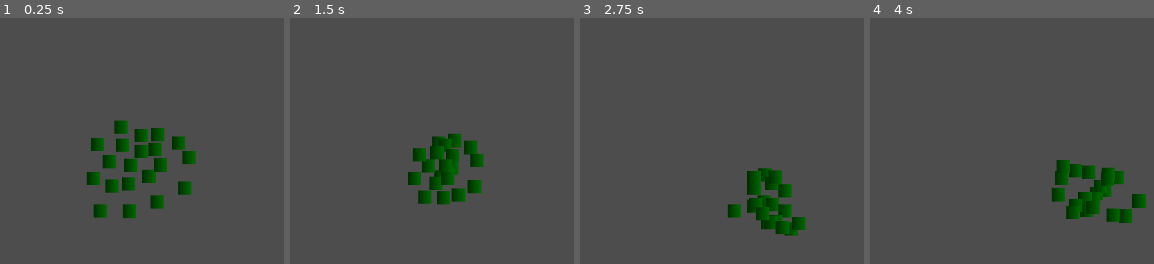
Above: before the commit, frames 1-4 (left to right).
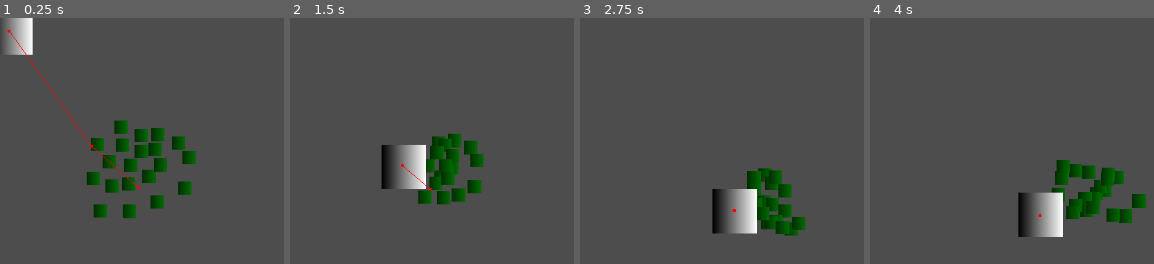
Above: after the commit, the same moments.

Repository: ViviFar/GodotWildJam66
Game: Godot game, scene res://scenes/main_game.tscn
Two runs of this game, one before a commit and one after it. Both use one fixed random seed, a clock stepped at 60 frames per second and the inputs below. The project has no main scene, so this scene is started directly.
Inputs (mouse positions are in pixels of both pictures, inside the frame that each line leads up to):
- Up to frame 1 (0.25 s): no input
- Up to frame 2 (1.5 s): move the mouse to (outside the picture) at 0.52 s; hold Right (ui_right) 0.53-1.28 s; move the mouse to (outside the picture) at 1.27 s; hold Down (ui_down) from 1.28 s (still down)
- Up to frame 3 (2.75 s): move the mouse to (outside the picture) at 2.02 s; release Down (ui_down) at 2.03 s; hold Right (ui_right) from 2.03 s (still down)
- Up to frame 4 (4 s): move the mouse to (outside the picture) at 2.77 s; release Right (ui_right) at 2.78 s; hold Up (ui_up) 2.78-3.53 s; move the mouse to (outside the picture) at 3.52 s; hold Left (ui_left) from 3.53 s (still down)

The runs differ from the first frame. In frame 1, 1.7% of the frame differs, in the area x 2-50%, y 0-70%; in frame 2, 2.3%; in frame 3, 2.4%, in the area x 46-63%, y 69-88%; in frame 4, 2.4%.

Commit message:
Ajout premier ennemi

Diff:
--- /dev/null
+++ b/scenes/Enemies/Spider.tscn
@@ -0,0 +1,28 @@
+[gd_scene load_steps=5 format=3 uid="uid://deddsy1rmx4af"]
+
+[ext_resource type="Script" path="res://scripts/Spider.gd" id="1_nutcy"]
+
+[sub_resource type="NavigationPolygon" id="NavigationPolygon_f7dya"]
+vertices = PackedVector2Array(1665, 196, 1589, -89, 1791, -38, 1773, 138, 1773, 139, 1606, 397, 1776, 342, 1704, 553, 1443, 566, 1642, 671, 1262, 787, 1217, 586, 873, 479, 861, 302, 660, 433, 860, 302, 478, 383, 569, 168, 479, 384, 416, 642, 622, 710, 431, 794, 218, 773, 404, 645, 270, 481, 142, 591, 91, 386, 132, 185, 275, 311, -55, 175, 125, 33, -56, -27, 68, -56)
+polygons = Array[PackedInt32Array]([PackedInt32Array(0, 1, 2, 3), PackedInt32Array(0, 3, 4), PackedInt32Array(5, 0, 4, 6, 7), PackedInt32Array(8, 5, 7, 9, 10), PackedInt32Array(11, 8, 10), PackedInt32Array(11, 10, 12, 13), PackedInt32Array(13, 12, 14, 15), PackedInt32Array(16, 17, 15, 14, 18), PackedInt32Array(19, 18, 14, 20, 21), PackedInt32Array(19, 21, 22, 23), PackedInt32Array(24, 23, 22, 25, 26), PackedInt32Array(27, 28, 24, 26, 29), PackedInt32Array(30, 27, 29, 31, 32)])
+outlines = Array[PackedVector2Array]([PackedVector2Array(-67, -36, -65, 179, 82, 390, 132, 593, 212, 783, 433, 805, 632, 717, 668, 445, 869, 488, 1261, 799, 1650, 680, 1713, 558, 1786, 342, 1783, 139, 1802, -46, 1575, -104, 1655, 196, 1597, 392, 1438, 556, 1220, 576, 867, 294, 564, 155, 469, 382, 408, 634, 280, 478, 286, 306, 142, 180, 135, 32, 73, -68)])
+source_geometry_group_name = &"navigation_polygon_source_group"
+
+[sub_resource type="Gradient" id="Gradient_vrtvo"]
+
+[sub_resource type="GradientTexture2D" id="GradientTexture2D_mm4gx"]
+gradient = SubResource("Gradient_vrtvo")
+
+[node name="Spiderv2" type="Node2D"]
+
+[node name="NavigationRegion2D" type="NavigationRegion2D" parent="."]
+navigation_polygon = SubResource("NavigationPolygon_f7dya")
+
+[node name="CharacterBody2D" type="CharacterBody2D" parent="."]
+script = ExtResource("1_nutcy")
+
+[node name="Sprite2D" type="Sprite2D" parent="CharacterBody2D"]
+texture = SubResource("GradientTexture2D_mm4gx")
+
+[node name="NavigationAgent2D" type="NavigationAgent2D" parent="CharacterBody2D"]
+debug_enabled = true
--- a/scenes/main_game.tscn
+++ b/scenes/main_game.tscn
@@ -1,8 +1,11 @@
-[gd_scene load_steps=2 format=3 uid="uid://manioayfh5oc"]
+[gd_scene load_steps=3 format=3 uid="uid://manioayfh5oc"]
 
 [ext_resource type="PackedScene" uid="uid://djqi83v5f1n0d" path="res://scenes/ants/swarm.tscn" id="1_4pu1a"]
+[ext_resource type="PackedScene" uid="uid://deddsy1rmx4af" path="res://scenes/Enemies/Spider.tscn" id="2_1iult"]
 
 [node name="Node2D" type="Node2D"]
 
 [node name="Swarm" parent="." instance=ExtResource("1_4pu1a")]
 position = Vector2(200, 200)
+
+[node name="Spiderv2" parent="." instance=ExtResource("2_1iult")]
--- /dev/null
+++ b/scripts/Spider.gd
@@ -0,0 +1,35 @@
+extends CharacterBody2D
+
+var speed:float = 200
+var accel:float = 7
+
+@onready var nav: NavigationAgent2D = $NavigationAgent2D
+
+func _ready():
+	set_physics_process(false)
+	call_deferred("actor_setup")
+
+func actor_setup()->void:
+	await  get_tree().physics_frame
+	set_physics_process(true)
+
+func findTarget() -> Vector2:
+	var ants = get_tree().get_nodes_in_group("ants")
+	#if we have at least one ant, we focus it. The get_global_mouse_position is for debug purpose in the spider only node
+	#TODO link the findTarget to a signal so the code does not refer to ants at all
+	if(ants):
+		if(len(ants)>0):
+			return ants[0].global_position
+	return get_global_mouse_position()
+
+func _physics_process(delta) -> void:
+	var direction : Vector2 = Vector2()
+
+	# used for testing in own scene.
+	nav.target_position = findTarget()
+
+	direction = (nav.get_next_path_position()-self.global_position).normalized()
+
+	velocity = velocity.lerp(direction*speed, accel*delta)
+
+	move_and_slide()
Not shown, added: scenes/Enemies/SpiDC99.tmp
